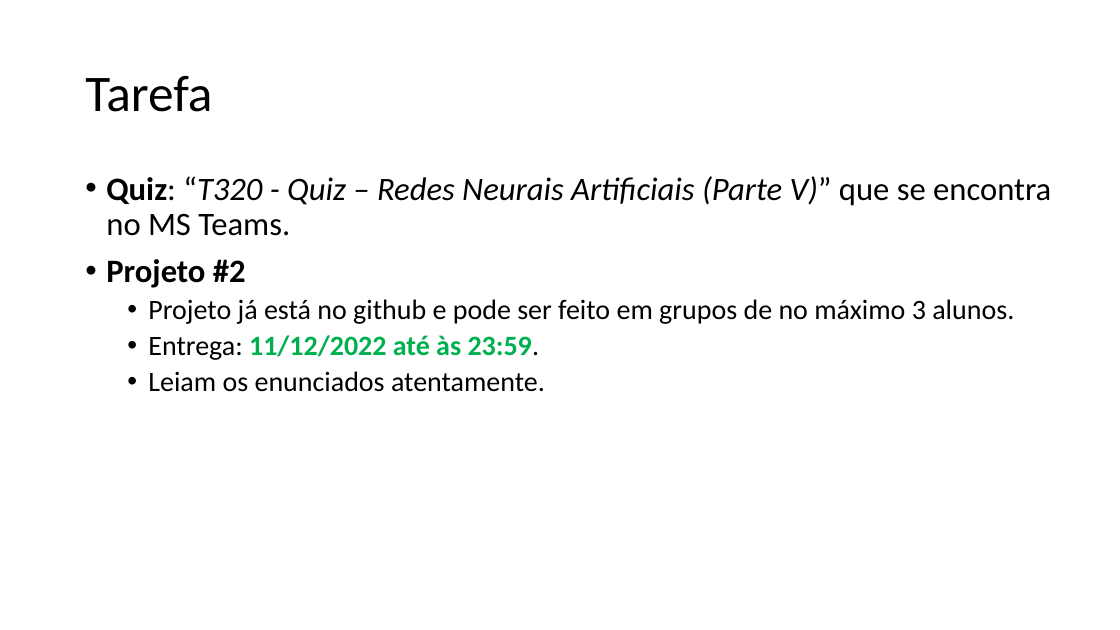
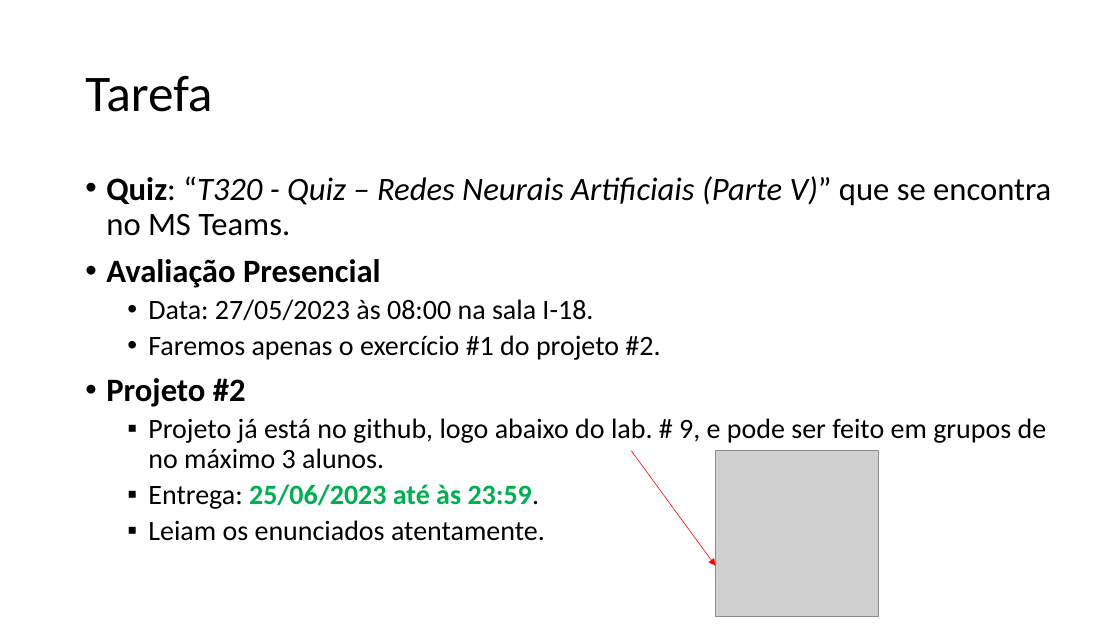
Before and after one commit to zz4fap/t320_aprendizado_de_maquina, a slide deck: slide 10 of slides/T320_Redes_Neurais_Artificiais (Parte III).pptx. Drawn at 1120x630 pixels with LibreOffice and Linux fonts; fonts in the diff are those of the drawing; grey boxes stand for pictures. Boxes give left, top, right and bottom in pixels: in the first picture for what was removed or moved away, otherwise in the second. Text is boxed around its words. In the diff, an @@ line names an element or a change of style, - is before the commit and + after.

```diff
--- a/slides/T320_Redes_Neurais_Artificiais (Parte III).pptx
+++ b/slides/T320_Redes_Neurais_Artificiais (Parte III).pptx
@@ text at (106,259,660,360): paragraphs added @@
+• Avaliação Presencial
+  • Data: 27/05/2023 às 08:00 na sala I-18.
+  • Faremos apenas o exercício #1 do projeto #2.
@@ text at (148,418,1047,509): text changed @@
-  • Projeto já está no github e pode ser feito em grupos de no máximo 3 alunos.
-  • Entrega: 11/12/2022 até às 23:59.
+  ▪ Projeto já está no github, logo abaixo do lab. # 9, e pode ser feito em grupos de no máximo 3 alunos.
+  ▪ Entrega: 25/06/2023 até às 23:59.
@@ arrow added from (632, 451) to (716, 565), #FF0000 0.5 pt @@
@@ picture added at (716,451,879,618) @@
@@ text at (148,520,545,541): bullet • to ▪ @@
```
Also in this commit, not shown: 1 other slide changed, 1 other file.
